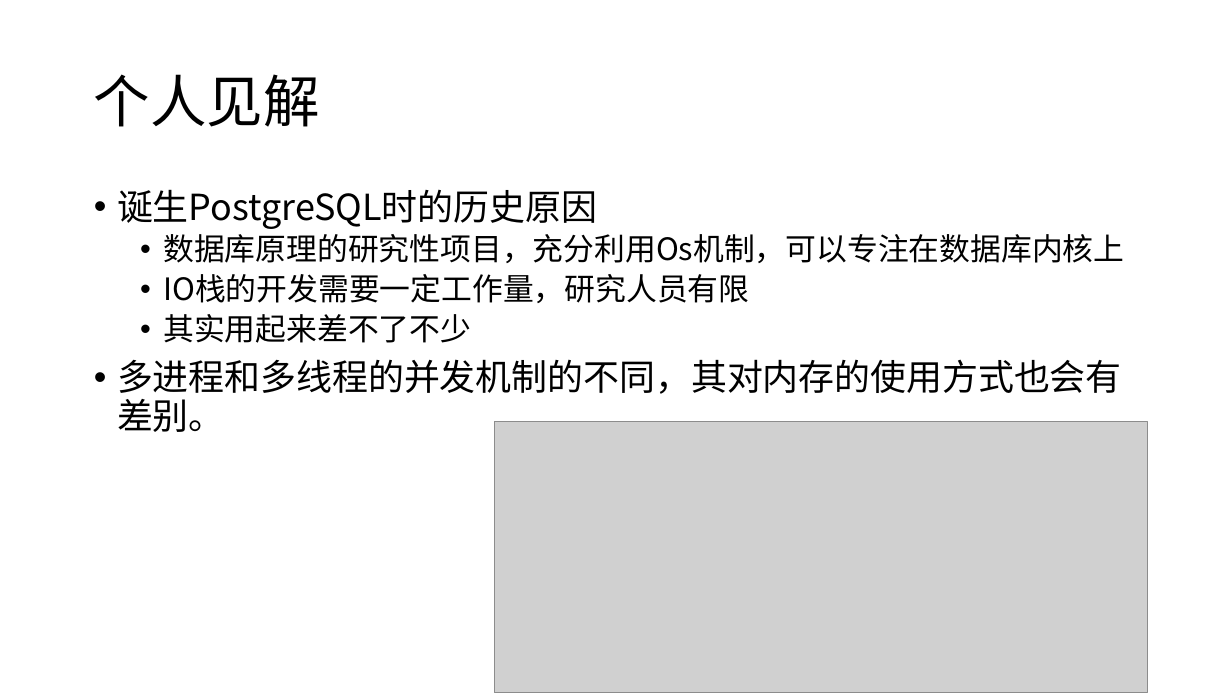
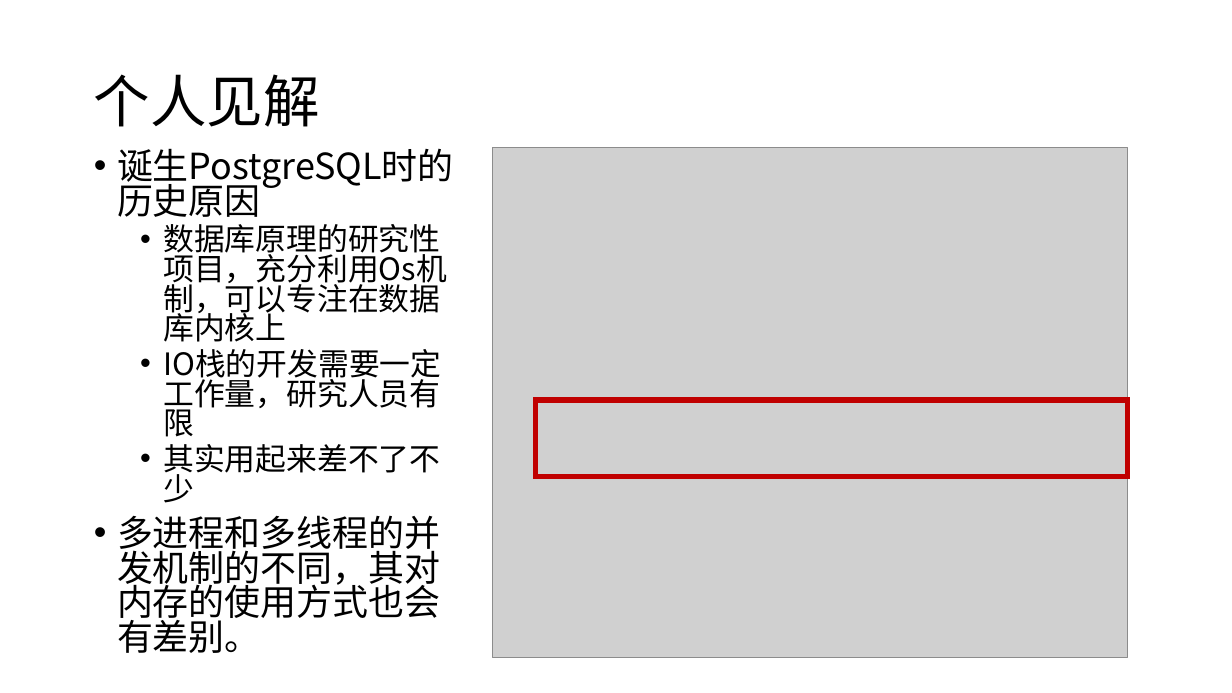
Before and after one commit to yummyliu/papers, a slide deck: slide 11 of pg-buffer.pptx (slide 8 before the commit). Drawn at 1232x693 pixels with LibreOffice and Linux fonts; fonts in the diff are those of the drawing; grey boxes stand for pictures. Boxes give left, top, right and bottom in pixels: in the first picture for what was removed or moved away, otherwise in the second. Text is boxed around its words. In the diff, an @@ line names an element or a change of style, - is before the commit and + after.

```diff
--- a/pg-buffer.pptx
+++ b/pg-buffer.pptx
@@ text "诞生PostgreSQL时的历史原因": place and size @@
-text "诞生PostgreSQL时的历史原因" at [117, 189, 1124, 432]
+text "诞生PostgreSQL时的历史原因" at [117, 148, 454, 653]
@@ text "诞生PostgreSQL时的历史原因" at [117, 148, 454, 653]: line spacing 0.9 to 0.8 @@
@@ picture added at [493, 147, 1128, 658] @@
@@ rectangle added at [536, 400, 1128, 477], outline #C00000 4.5 pt @@
@@ picture removed at [494, 421, 1148, 693] @@
```
Also in this commit, not shown: 8 other slides changed, 9 slides added, 5 slides removed.
